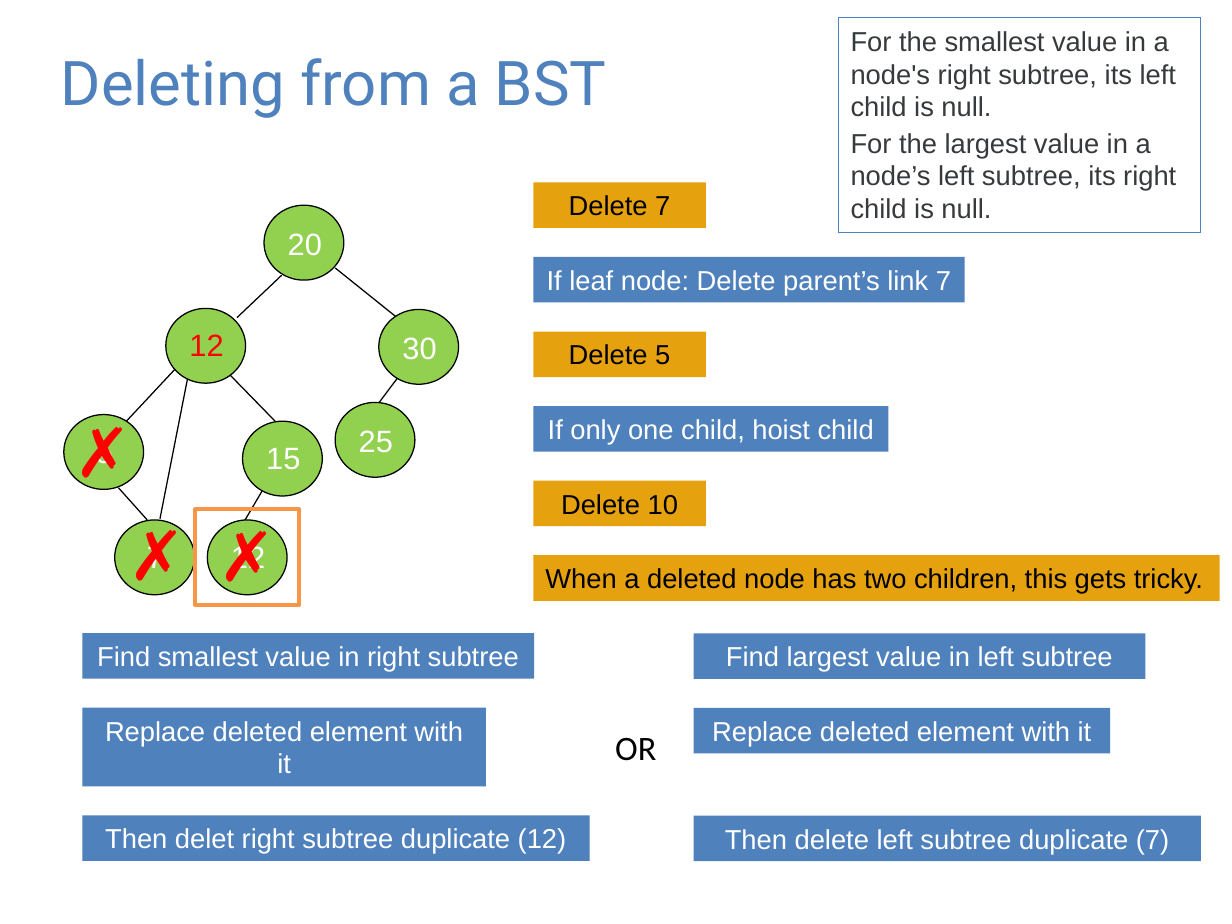
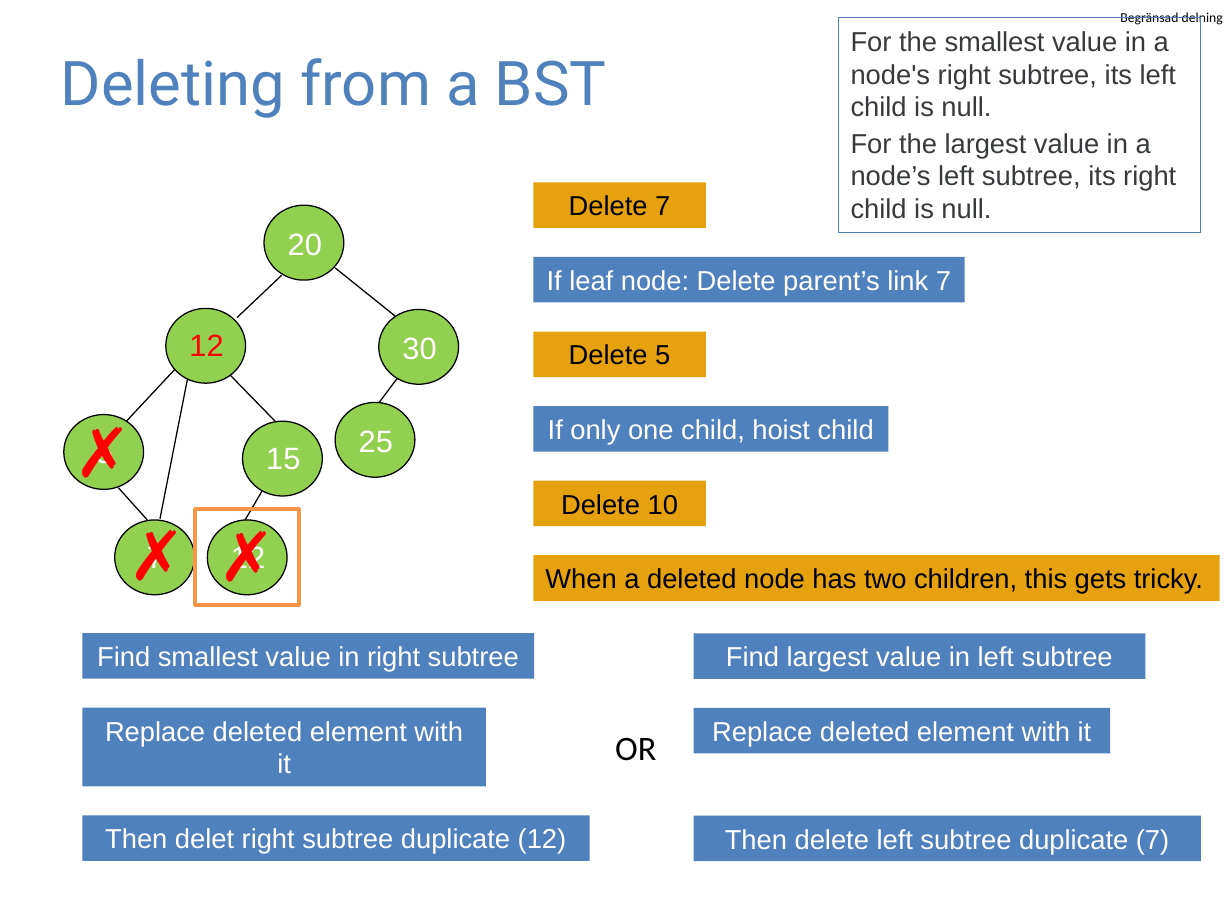
Before and after one commit to guhofstra/CSC111Fa25, a slide deck: slide 33 of PPTs/Lecture 8-binary search tree and trie.pptx (slide 28 before the commit). Drawn at 1232x924 pixels with LibreOffice and Linux fonts; fonts in the diff are those of the drawing. Boxes give left, top, right and bottom in pixels: in the first picture for what was removed or moved away, otherwise in the second. Text is boxed around its words. In the diff, an @@ line names an element or a change of style, - is before the commit and + after.

```diff
--- a/PPTs/Lecture 8-binary search tree and trie.pptx
+++ b/PPTs/Lecture 8-binary search tree and trie.pptx
@@ text added at (1120, 12, 1223, 26), 8 pt, text #000000 @@
+Begränsad delning
```
Also in this commit, not shown: 44 other slides changed, 5 slides added, 1 other file.
